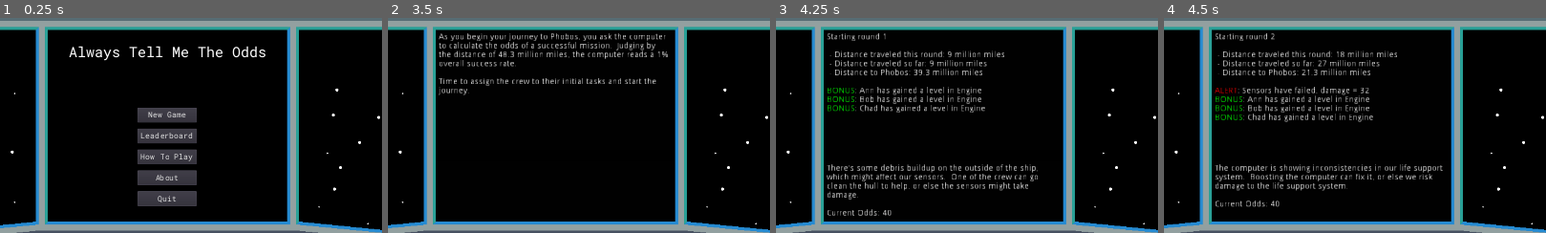
Above: before the commit, frames 1-4 (left to right).
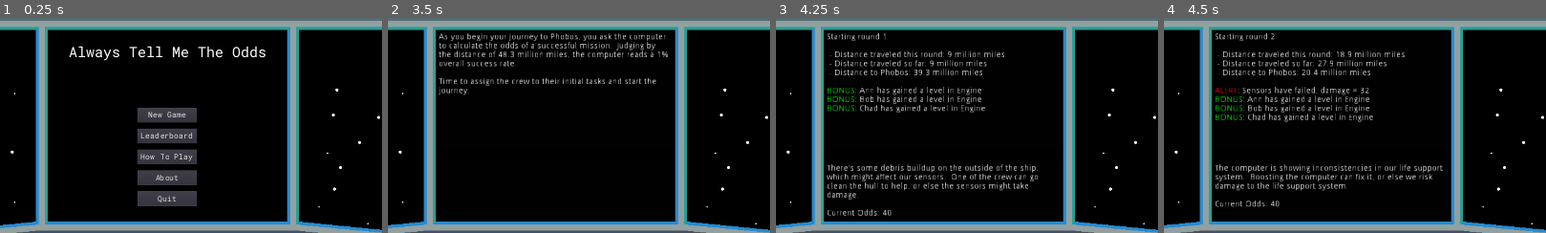
Above: after the commit, the same moments.

Repository: cparlette/alwaystellmetheodds
Game: Godot game, scene res://MainMenu.tscn
The game is run twice, just before and just after one commit, with the same random seed, the same clock (stepped at 60 frames per second) and the same inputs.
Inputs:
- Up to frame 1 (0.25 s): no input
- Up to frame 2 (3.5 s): click "New Game" at 0.5 s; click "Phobos - Easy" at 1.25 s; click "Phobos - Easy" at 2 s; click "Start" at 2.75 s
- Up to frame 3 (4.25 s): click "New Round" at 3.5 s
- Up to frame 4 (4.5 s): click "New Round" at 4.25 s
The pictures show only the part of the screen within x 28-78%, y 0-50%; the shares and areas given below are measured in that part.

Frames 1-3 are identical in both runs. In frame 4, 0.5% of the frame differs, in the area x 37-63%, y 15-27%.
Error in both runs: Unable to iterate on object of type 'Nil'. (res://MainMenu.gd:84)

Commit message:
Tweaks to distance traveled and experience levels

Diff:
--- a/Game.gd
+++ b/Game.gd
@@ -136,5 +136,9 @@
 
 func calculateDistanceThisRound():
 	distanceThisRound = 0
+	# maybe add a base level of distance based on engine health and moon ID
+	#distanceThisRound += ($Modules/Engine.health / 10.0) * globals.destinationMoon['moonID']
+	# maybe add distance based on already-traveled distance (like inertia)?
+	distanceThisRound += globals.distanceTraveled * .1
 	# any damage to the engines will reduce distance traveled
 	distanceThisRound += $Modules/Engine.boost * ($Modules/Engine.health / 100.0)
--- a/globals.gd
+++ b/globals.gd
@@ -24,13 +24,24 @@
 	0: 0,
 	1: 5,
 	2: 10,
-	3: 30,
-	4: 65,
-	5: 95,
-	6: 130,
-	7: 170,
-	8: 250,
-	9: 1000
+	3: 20,
+	4: 35,
+	5: 55,
+	6: 80,
+	7: 110,
+	8: 150,
+	9: 200,
+	10: 250,
+	11: 300,
+	12: 350,
+	13: 400,
+	14: 450,
+	15: 500,
+	16: 600,
+	17: 700,
+	18: 800,
+	19: 900,
+	20: 2000
 }
 
 const possibleMoons = {
